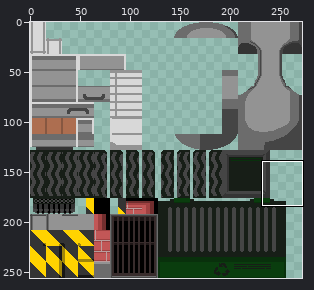
File history of a sprite sheet, assets/factory.png. The picture above shows the old version from afar; the outline marks the close-up.
Close-up. Before the commit:
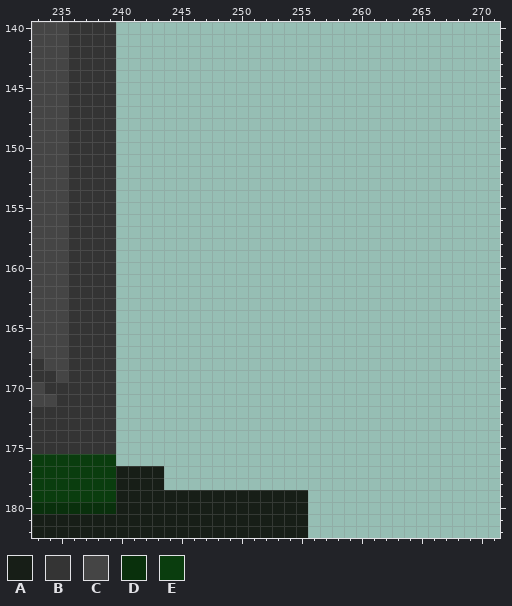
The file is 272x256 pixels. Colours within 5 levels of each other are drawn and written as one. Shown: x 233..271, y 140..182.
Palette (. is transparent): A #171e17  B #343434  C #454545  D #09300c  E #0a3d0e
Pixels before, first column x 233:
140 CCCBBBB................
141 CCCBBBB................
142 CCCBBBB................
143 CCCBBBB................
144 CCCBBBB................
145 CCCBBBB................
146 CCCBBBB................
147 CCCBBBB................
148 CCCBBBB................
149 CCCBBBB................
150 CCCBBBB................
151 CCCBBBB................
152 CCCBBBB................
153 CCCBBBB................
154 CCCBBBB................
155 CCCBBBB................
156 CCCBBBB................
157 CCCBBBB................
158 CCCBBBB................
159 CCCBBBB................
160 CCCBBBB................
161 CCCBBBB................
162 CCCBBBB................
163 CCCBBBB................
164 CCCBBBB................
165 CCCBBBB................
166 CCCBBBB................
167 CCCBBBB................
168 BCCBBBB................
169 BBCBBBB................
170 CBBBBBB................
171 CCBBBBB................
172 BBBBBBB................
173 BBBBBBB................
174 BBBBBBB................
175 BBBBBBB................
176 EEEEEEE................
177 EEEEEEEAAAA............
178 EEEEEEEAAAA............
179 EEEEEEEAAAAAAAAAAAAAAAA
180 DDDDDDDAAAAAAAAAAAAAAAA
181 AAAAAAAAAAAAAAAAAAAAAAA
182 AAAAAAAAAAAAAAAAAAAAAAA
Once edited:
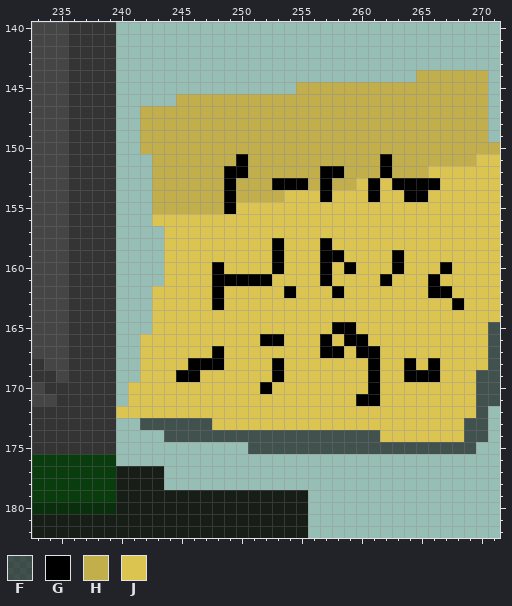
Colours new in this view: F #00000091  G #000000  H #c2ae4a  J #dcc450
Diff:
y 144: x 265..270 ...... -> HHHHHH
y 145: x 255..270 ................ -> HHHHHHHHHHHHHHHH
y 146: x 245..270 .......................... -> HHHHHHHHHHHHHHHHHHHHHHHHHH
y 147..149: x 242..270 ............................. -> HHHHHHHHHHHHHHHHHHHHHHHHHHHHH
y 150: x 242..271 .............................. -> HHHHHHHHHHHHHHHHHHHHHHHHHHHHHH
y 151: x 243..271 ............................. -> HHHHHHHGHHHHHHHHHHHGHHHHHHHJJ
y 152: x 243..271 ............................. -> HHHHHHGGHHHHHHGGHHHGHHHJJJJJJ
y 153: x 243..271 ............................. -> HHHHHHGHHHGGGHGHHJGJGGGGJJJJJ
y 154: x 243..271 ............................. -> HHHHHHGHHHHJJJGJJJGJJGGJJJJJJ
y 155: x 243..271 ............................. -> HHHHHHGJJJJJJJJJJJJJJJJJJJJJJ
y 156: x 243..271 ............................. -> JJJJJJJJJJJJJJJJJJJJJJJJJJJJJ
y 157: x 244..271 ............................ -> JJJJJJJJJJJJJJJJJJJJJJJJJJJJ
y 158: x 244..271 ............................ -> JJJJJJJJJGJJJGJJJJJJJJJJJJJJ
y 159: x 244..271 ............................ -> JJJJJJJJJGJJJGGJJJJGJJJJJJJJ
y 160: x 244..271 ............................ -> JJJJGJJJJGJJJGJGJJJGJJJGJJJJ
y 161: x 244..271 ............................ -> JJJJGGGGGJJJJGJJJJGJJJGJJJJJ
y 162: x 243..271 ............................. -> JJJJJGJJJJJGJJJGJJJJJJJGGJJJJ
y 163: x 243..271 ............................. -> JJJJJGJJJJJJJJJJJJJJJJJJJGJJJ
y 164: x 243..271 ............................. -> JJJJJJJJJJJJJJJJJJJJJJJJJJJJJ
y 165: x 243..271 ............................. -> JJJJJJJJJJJJJJJGGJJJJJJJJJJJF
y 166: x 242..271 .............................. -> JJJJJJJJJJGGJJJGJGGJJJJJJJJJJF
y 167: x 242..271 .............................. -> JJJJJJGJJJJJJJJGGJGGJJJJJJJJJF
y 168: x 242..271 .............................. -> JJJJGGGJJJJGJJJJJJJGJJGJGJJJJF
y 169: x 242..271 .............................. -> JJJGGJJJJJJGJJJJJJJGJJGGGJJJFF
y 170: x 241..271 ............................... -> JJJJJJJJJJJGJJJJJJJJGJJJJJJJJFF
y 171: x 241..271 ............................... -> JJJJJJJJJJJJJJJJJJJGGJJJJJJJJFF
y 172: x 240..270 ............................... -> JJJJJJJJJJJJJJJJJJJJJJJJJJJJJJF
y 173: x 242..270 ............................. -> FFFFFFJJJJJJJJJJJJJJJJJJJJJFF
y 174: x 244..270 ........................... -> FFFFFFFFFFFFFFFFFFJJJJJJJFF
y 175: x 251..269 ................... -> FFFFFFFFFFFFFFFFFFF
